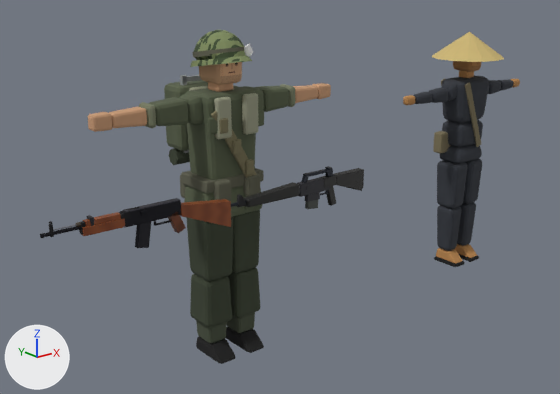
A saved change to the Blender file art_source/characters/sprite_stage.blend.
One viewpoint serves both versions: a 50 mm camera at (-2.19, -3.26, 2.07) aimed at (0.43, 0.02, 0.76). Arrows for +X, +Y and +Z are at lower left; the lights stay in place. The older version comes first.

Names of what the first picture shows: 'AK47_Rifle', 'M16A1_Rifle', 'US_Grunt_Rigged', 'hem', 'l_shin', 'l_thigh', 'nonla', 'r_shin', 'r_thigh', 'torso', 'waist' and 15 more.
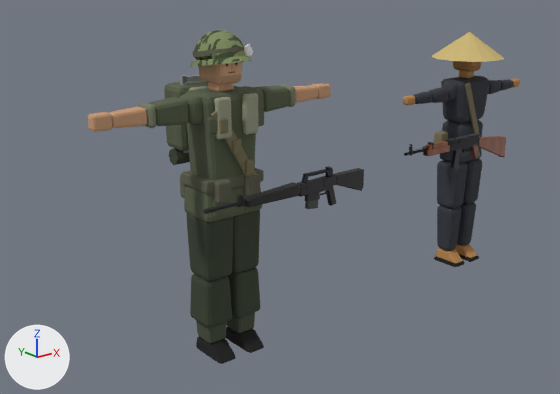
Boxes (x1, y1, x2, y2) around the edits, measured in the pictures (560 x 394 px):
'AK47_Rifle', moved: before (40, 198, 231, 248); after (404, 133, 506, 169)

The change, as a diff of the scene's bpy script:
```diff
--- a/art_source/characters/sprite_stage.blend.py
+++ b/art_source/characters/sprite_stage.blend.py
@@ ob_ak47_rifle @@
 ob_ak47_rifle = bpy.data.objects.new('AK47_Rifle', me_ak47_stock)
-ob_ak47_rifle.location = (-0.44, -0.55, 1.0)
+ob_ak47_rifle.location = (1.56, -0.55, 1.0)
 _m = ob_ak47_rifle.modifiers.new('Bevel', 'BEVEL')
```
